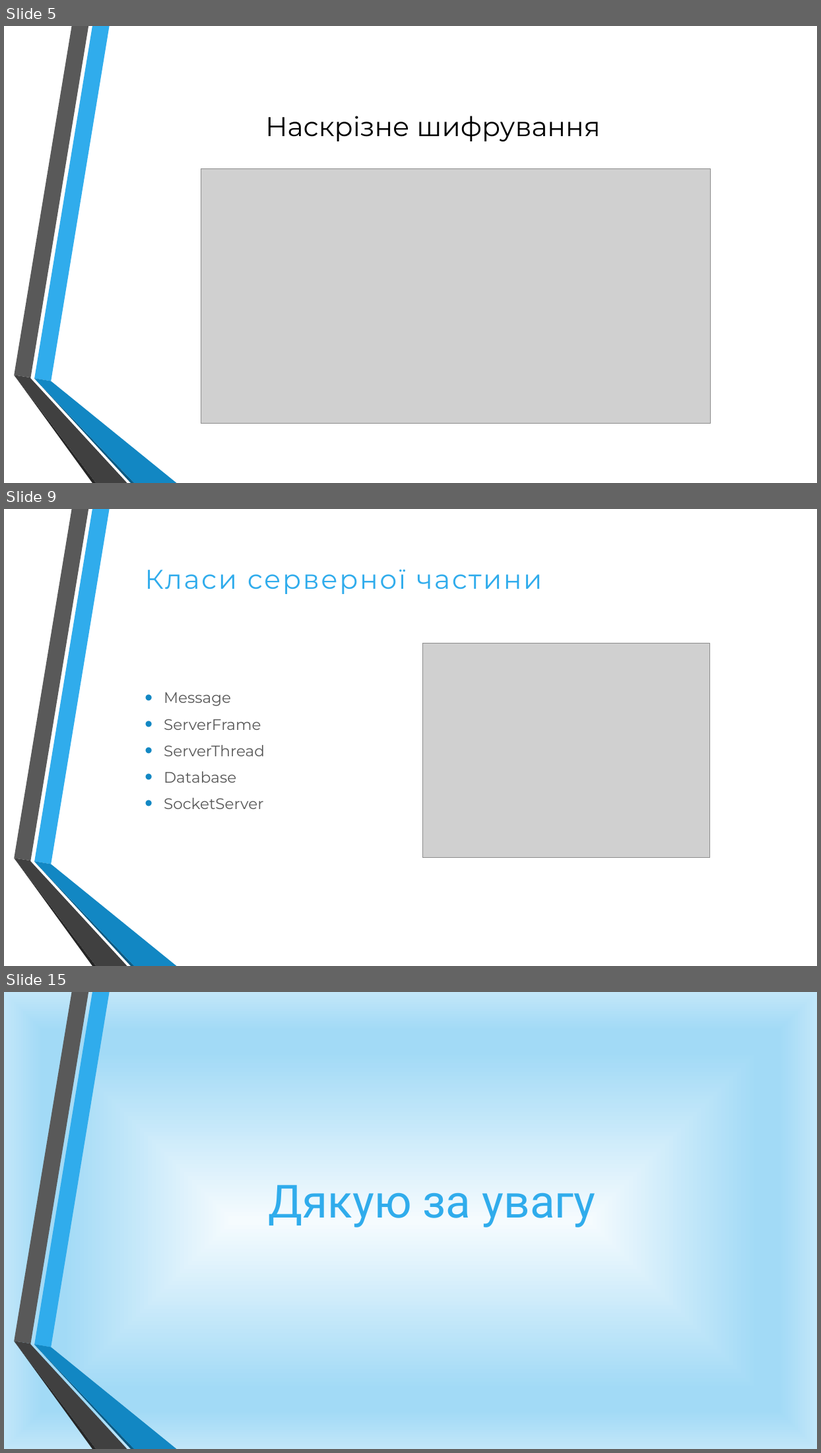
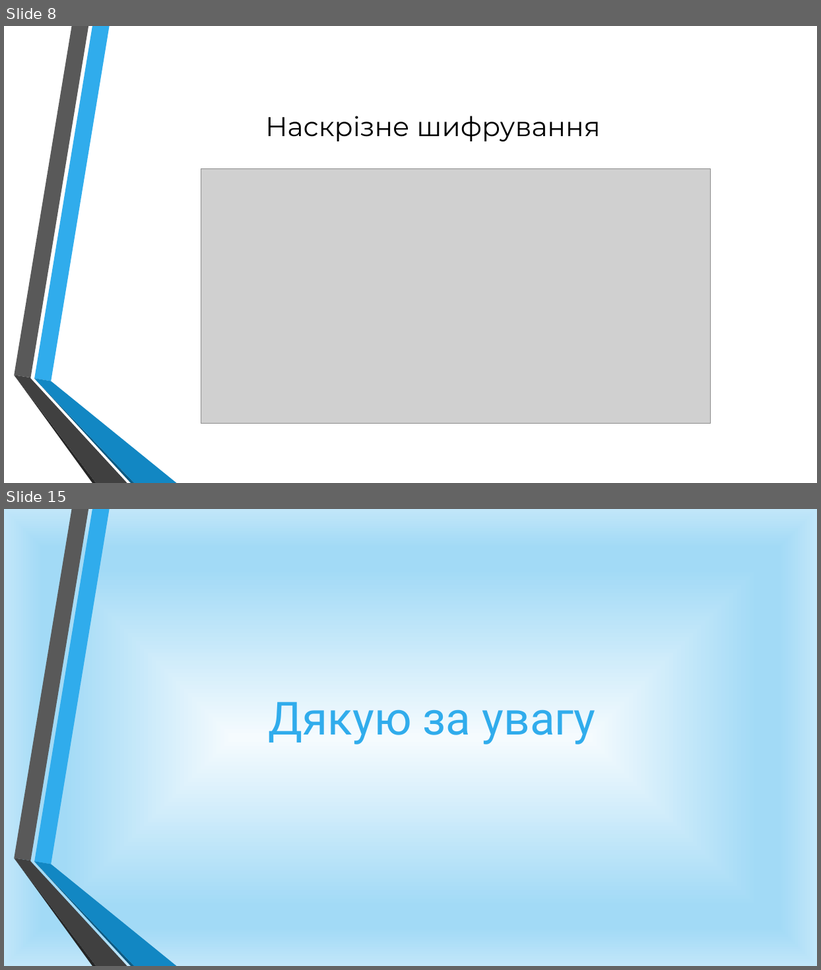
Before and after one commit to martseniukbohdan/diplom, a slide deck: ____Презентации/Марценюк.pptx. Shown one above the other, each under a label of ours: slides 5, 9 and 15 before the commit, slides 8 and 15 after it; the slides between them are not shown. The pictures are 821x1453 and 821x970 pixels, drawn with LibreOffice and Linux fonts; fonts in the diff are those of the drawing; grey boxes stand for pictures; background and template pictures are left out. Boxes give left, top, right and bottom in pixels: in the first picture for what was removed or moved away, otherwise in the second. Text is boxed around its words. In the diff, an @@ line names an element or a change of style, - is before the commit and + after.

```diff
--- a/____Презентации/Марценюк.pptx
+++ b/____Презентации/Марценюк.pptx
@@ slide 9 removed at box(4, 509, 817, 966), background picture (left out); not listed: 6 template elements that a slide beside it also shows @@
@@ title removed at box(145, 569, 542, 594) @@
-Класи серверної частини
@@ picture removed at box(422, 643, 710, 858) @@
@@ text removed at box(164, 692, 265, 809) @@
-• Message
-• ServerFrame
-• ServerThread
-• Database
-• SocketServer
@@ what was slide 5 is now slide 8 @@
```
Also in this commit, not shown: 3 slides changed, 8 slides added, 7 other slides removed, 48 other files.
